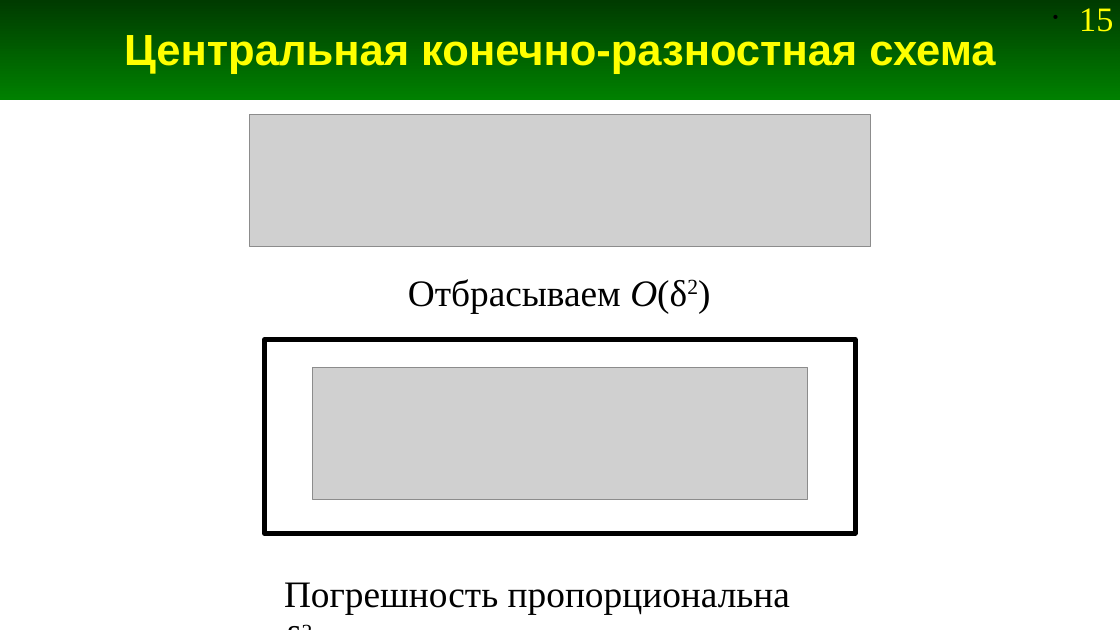
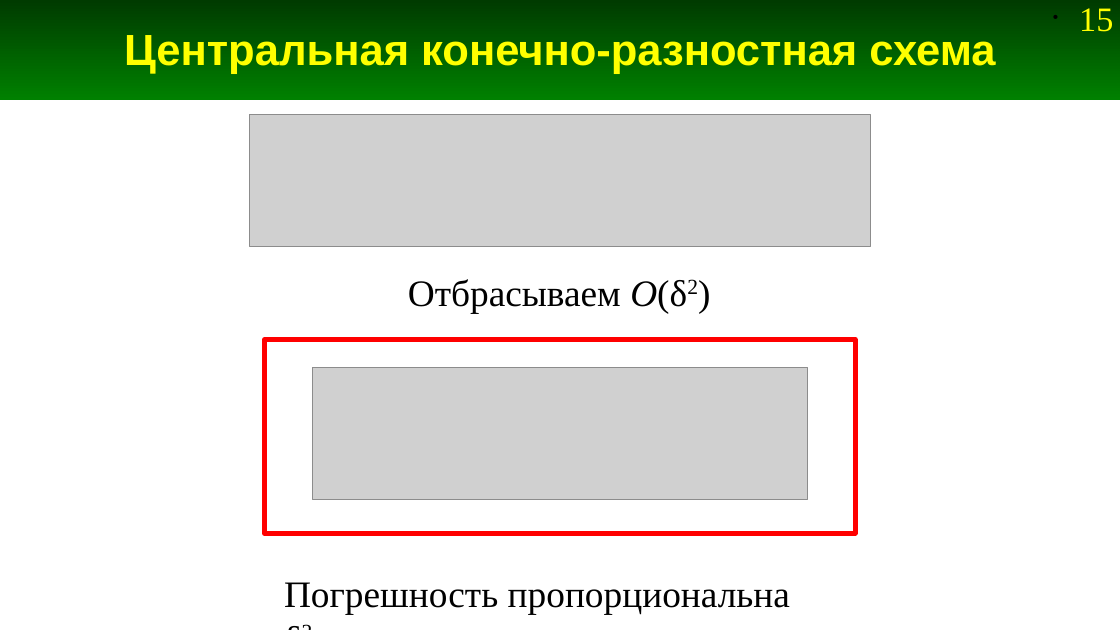
Before and after one commit to Jenyay/modelling, a slide deck: slide 15 of presentations/03. Derivative calculation.odp. Drawn at 1120x630 pixels with LibreOffice and Linux fonts; fonts in the diff are those of the drawing; grey boxes stand for pictures. Boxes give left, top, right and bottom in pixels: in the first picture for what was removed or moved away, otherwise in the second. Text is boxed around its words. In the diff, an @@ line names an element or a change of style, - is before the commit and + after.

```diff
--- a/presentations/03. Derivative calculation.odp
+++ b/presentations/03. Derivative calculation.odp
@@ rectangle at <box>264,339,856,533</box>: outline #000000 2.83 pt to #FF0000 2.83 pt @@
```
Also in this commit, not shown: 1 other slide changed, 5 other files.
